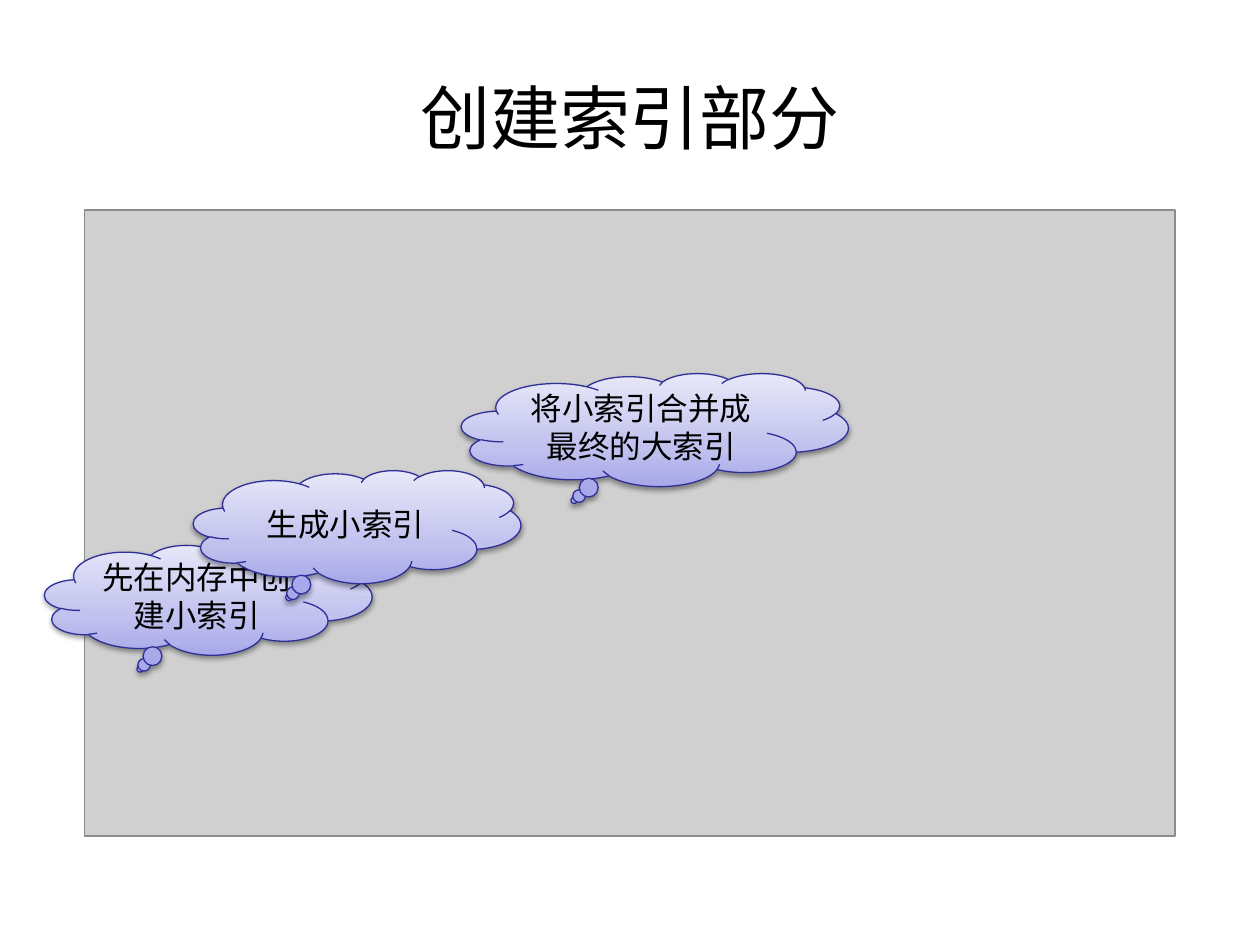
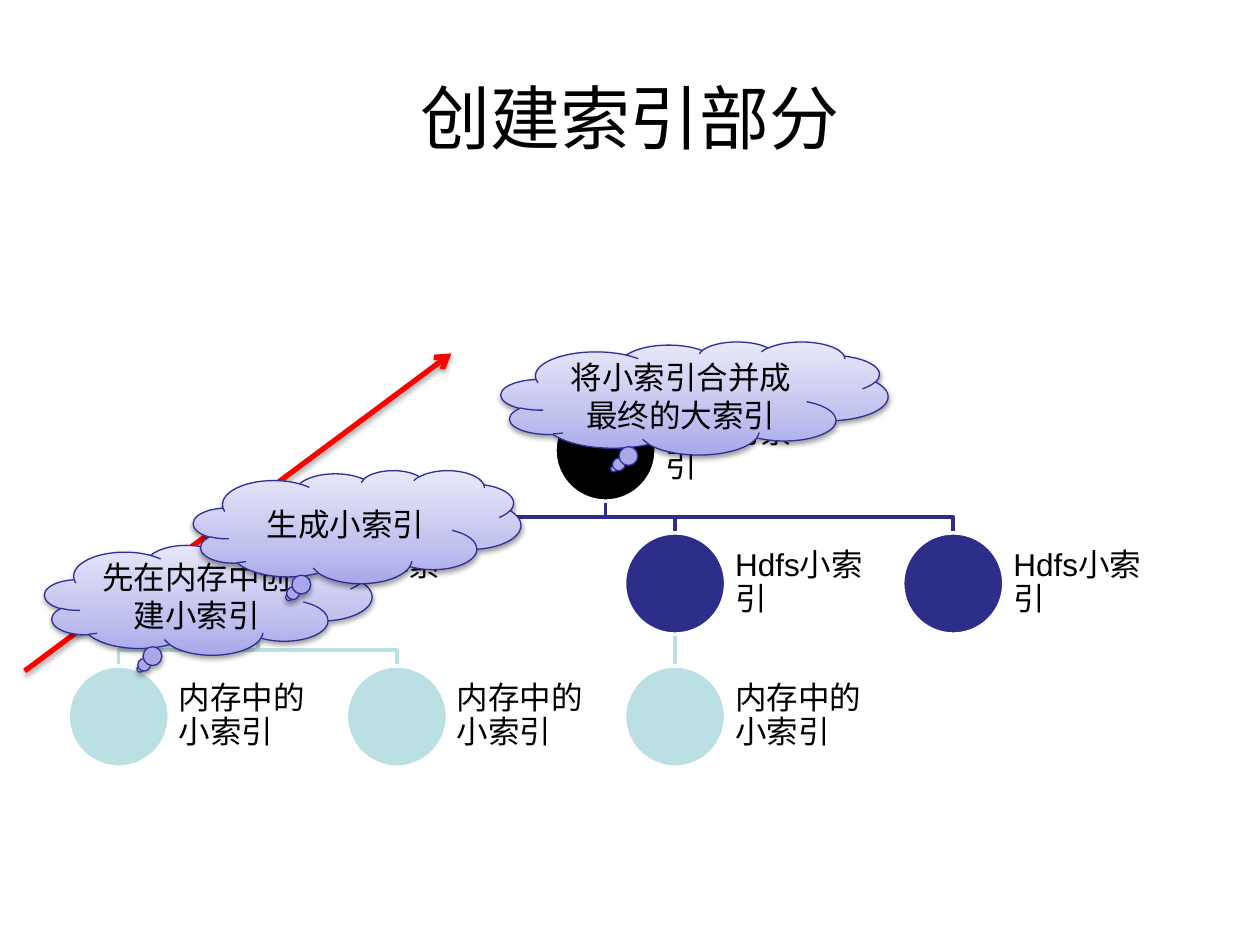
Before and after one commit to muyannian/higo, a slide deck: slide 8 of doc/higo.pptx. Drawn at 1260x945 pixels with LibreOffice and Linux fonts; fonts in the diff are those of the drawing; grey boxes stand for pictures; background and template pictures are left out. Boxes give left, top, right and bottom in pixels: in the first picture for what was removed or moved away, otherwise in the second. Text is boxed around its words. In the diff, an @@ line names an element or a change of style, - is before the commit and + after.

```diff
--- a/doc/higo.pptx
+++ b/doc/higo.pptx
@@ picture removed at (84,210,1176,837) @@
@@ arrow added from (25, 670) to (451, 354), #FF0000 3 pt @@
@@ thought cloud "将小索引合并成最终的大索引": place and size @@
-thought cloud "将小索引合并成最终的大索引" at (461,373,848,486)
+thought cloud "将小索引合并成最终的大索引" at (501,341,888,455)
@@ group added at (68,399,1155,767): 7 ellipses, 7 texts, 6 freeform shapes @@
+最终的索引
+hdfs小索引
+内存中的小索引
+内存中的小索引
+Hdfs小索引
+内存中的小索引
+Hdfs小索引
```
Also in this commit, not shown: 1 other slide changed.
